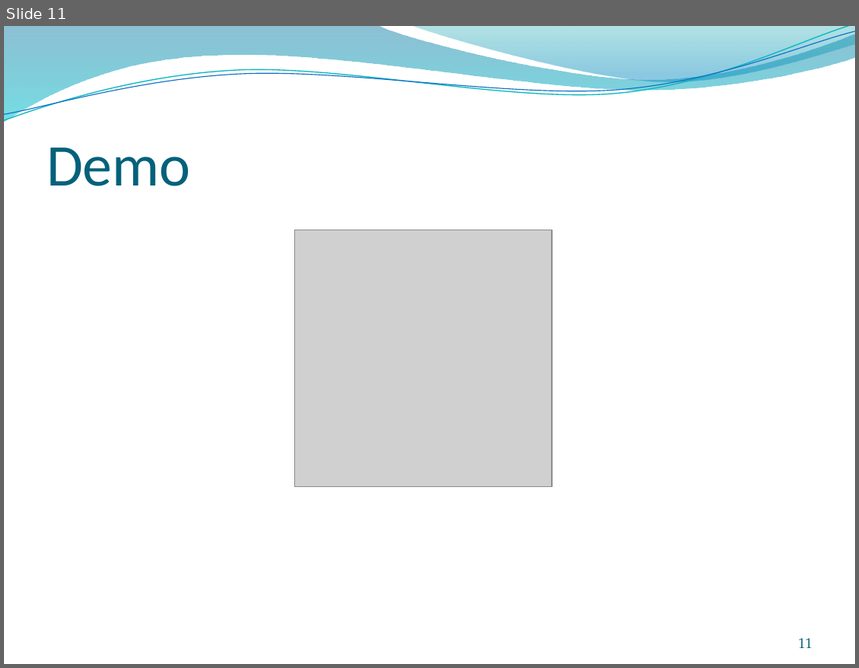
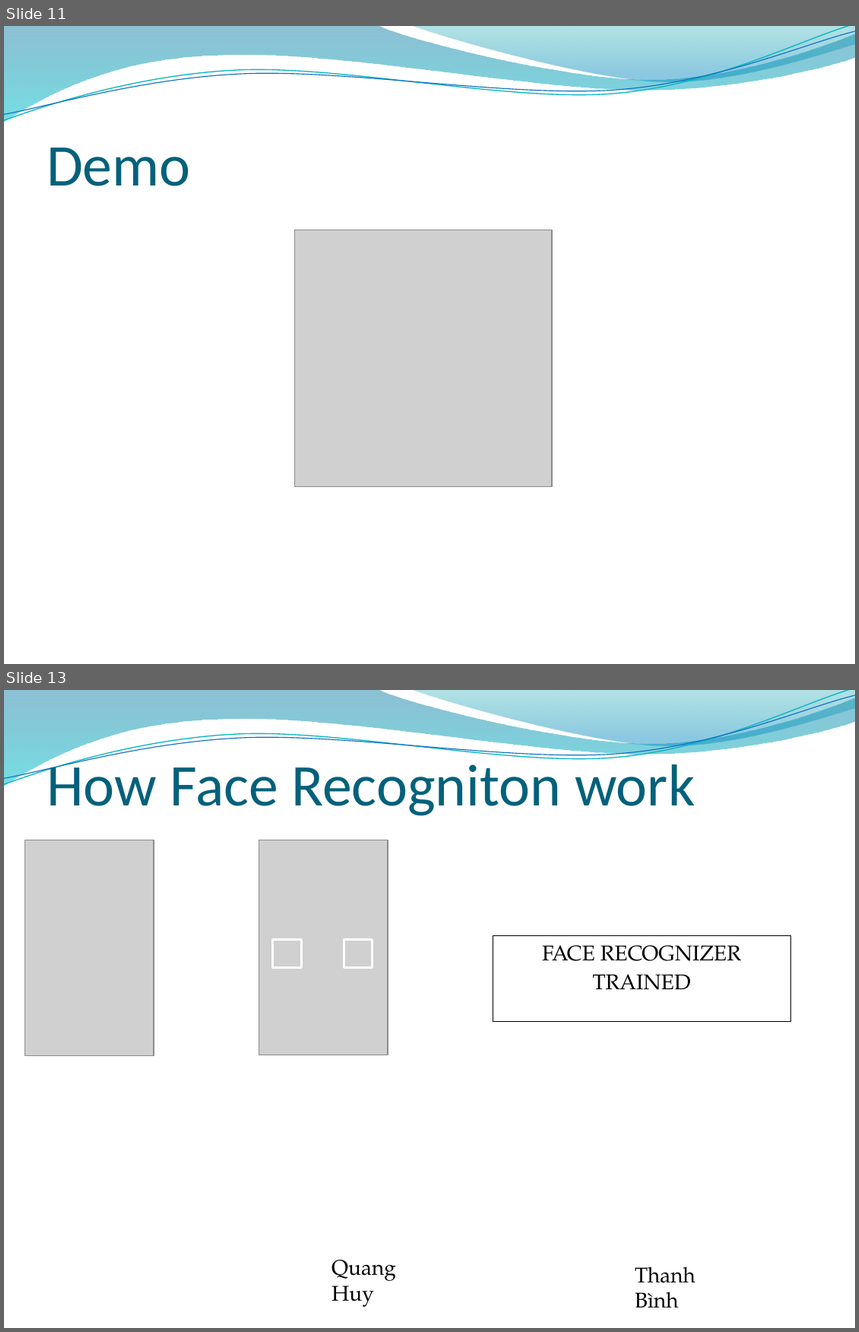
Before and after one commit to conanak99/roll-system-mobile, a slide deck: Document/Slide/Slide thuyet trinh.pptx. Shown one above the other, each under a label of ours: slide 11 before the commit, slides 11 and 13 after it; the slides between them are not shown. The pictures are 859x668 and 859x1332 pixels, drawn with LibreOffice and Linux fonts; fonts in the diff are those of the drawing; grey boxes stand for pictures; background and template pictures are left out. Boxes give left, top, right and bottom in pixels: in the first picture for what was removed or moved away, otherwise in the second. Text is boxed around its words. In the diff, an @@ line names an element or a change of style, - is before the commit and + after.

```diff
--- a/Document/Slide/Slide thuyet trinh.pptx
+++ b/Document/Slide/Slide thuyet trinh.pptx
@@ slide 13 added at (4, 690, 855, 1328), background picture (left out); not listed: 4 template elements that a slide beside it also shows @@
@@ title added at (47, 756, 695, 816), 50 pt, text #04617B @@
+How Face Recogniton work
@@ picture added at (25, 840, 154, 1056) @@
@@ picture added at (259, 840, 388, 1055) @@
@@ rectangle added at (273, 939, 301, 967), outline #FFFFFF 2 pt @@
@@ rectangle added at (344, 939, 372, 967), outline #FFFFFF 2 pt @@
@@ rectangle added at (493, 936, 791, 1022), outline #000000 0.75 pt, 18 pt, text #000000 @@
+FACE RECOGNIZER
@@ text added at (593, 974, 691, 990), 18 pt, text #000000 @@
+TRAINED
@@ text added at (332, 1260, 396, 1307), 18 pt, text #000000 @@
+Quang Huy
@@ text added at (635, 1267, 696, 1308), 18 pt, text #000000 @@
+Thanh Bình
@@ slide 11 changed as well @@
@@ page number removed at (798, 639, 813, 648) @@
-11
```
Also in this commit, not shown: 18 other slides changed, 5 other slides added, 4 other files.
